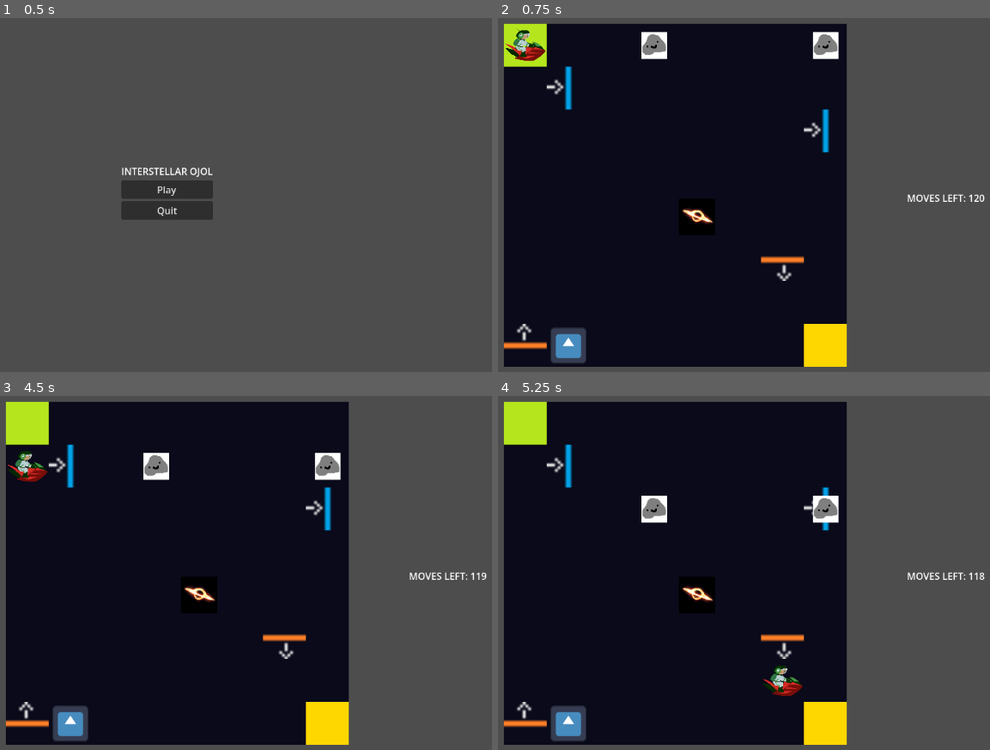
Above: before the commit, frames 1-4 (two rows, left to right).
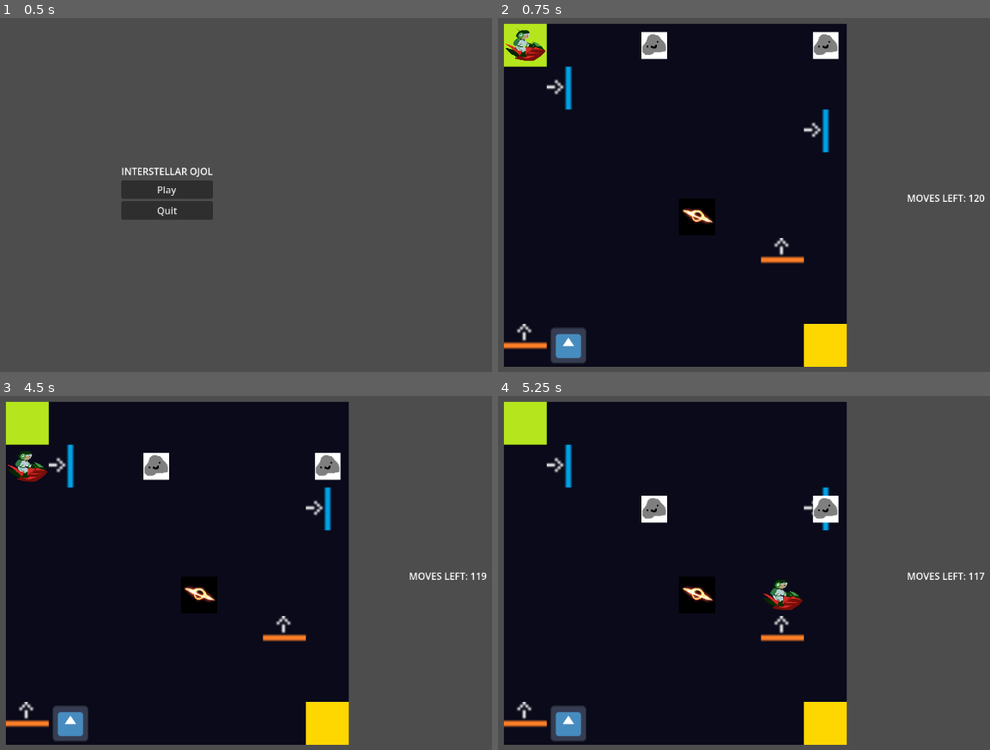
Above: after the commit, the same moments.

Repository: XilefEel/gameseed-2026
Game: Godot game, scene res://scenes/MainMenu.tscn
Same seed, same stepped clock (60 frames per second), same inputs: the game is played once before the commit and once after it. The engine's default icon, where the game draws it, is replaced by a stand-in: a white triangle on a blue panel in a dark square.
Inputs:
- Up to frame 1 (0.5 s): no input
- Up to frame 2 (0.75 s): click "Play" at 0.5 s
- Up to frame 3 (4.5 s): tap Enter at 1.25, 2.75, 4.25 s; hold Shift 1.28-2.03 s; hold Up (ui_up) 1.28-2.78 s; tap Space at 2, 3.5 s; tap Shift at 2.1, 3.6 s; hold Shift 2.78-3.53 s; hold Left (ui_left) 2.78-4.28 s; hold Down (ui_down) from 4.28 s (still down); hold Shift from 4.28 s (still down)
- Up to frame 4 (5.25 s): tap Space at 5 s; release Down (ui_down) at 5.03 s; release Shift at 5.03 s; hold Right (ui_right) from 5.03 s (still down); tap Shift at 5.1 s

Frame 1 is identical in both runs. In frame 2, 0.1% of the frame differs, in the area x 56-60%, y 62-75%; in frame 3, 0.1%; in frame 4, 0.9%, in the area x 53-99%, y 49-85%.

Commit message:
added dash through portal mechanic

Diff:
--- a/scripts/menu/grid.gd
+++ b/scripts/menu/grid.gd
@@ -16,10 +16,10 @@
 var end_cell := Vector2i(7, 7)
 
 var portals := {
-    Vector2i(1, 1): {
+	Vector2i(1, 1): {
 		"exit": Vector2i(6, 5),
 		"dir": Vector2i.RIGHT,
-		"exit_dir": Vector2i.DOWN
+		"exit_dir": Vector2i.UP
 	},
 	Vector2i(7, 2): {
 		"exit": Vector2i(0, 7),
--- a/scripts/player/player_movement.gd
+++ b/scripts/player/player_movement.gd
@@ -30,14 +30,7 @@
 
 
 	if grid.is_portal(next) and grid.get_portal(next)["dir"] == dir:
-		var portal = grid.get_portal(next)
-		var landing = portal["exit"] + portal["exit_dir"]
-
-		if not grid.is_in_bounds(landing) or grid.is_debris(landing) or grid.is_house(landing):
-			return
-
-		player.current_cell = landing
-		player.position = grid.map_to_local(landing)
+		move_through_portal()
 	else:
 		await move_to_cell(player.current_cell)
 
@@ -79,6 +72,17 @@
 	player.is_moving = false
 
 
+func move_through_portal() -> void:
+	var portal = grid.get_portal(player.current_cell)
+	var landing = portal["exit"] + portal["exit_dir"]
+
+	if not grid.is_in_bounds(landing) or grid.is_debris(landing) or grid.is_house(landing):
+		return
+
+	player.current_cell = landing
+	player.position = grid.map_to_local(landing)
+
+
 func try_consume_move() -> bool:
 	var cost = 2 if hazards.is_in_yellow_zone(player.current_cell) else 1
 	if player.moves_left < cost:
@@ -110,9 +114,27 @@
 				found_blackhole = true
 				break
 
+	var used_portal := false
+
 	if curve == Vector2i.ZERO:
+		var current_dir = dir
+		var current_pos = player.current_cell
+
 		for i in range(1, dash_length + 1):
-			dash_path.append(player.current_cell + dir * i)
+			var next_cell = current_pos + current_dir
+
+			if grid.is_portal(next_cell) and grid.get_portal(next_cell)["dir"] == current_dir:
+				var portal = grid.get_portal(next_cell)
+				var landing = portal["exit"] + portal["exit_dir"]
+
+				dash_path.append(landing)
+				current_pos = landing
+				current_dir = portal["exit_dir"]
+
+				used_portal = true
+			else:
+				dash_path.append(next_cell)
+				current_pos = next_cell
 	else:
 		if dash_length == 2:
 			dash_path = [
@@ -144,7 +166,11 @@
 			await hazards.game_over()
 			return
 
-	await move_to_cell(dash_path[-1])
+	if used_portal:
+		player.current_cell = dash_path[-1]
+		player.position = grid.map_to_local(dash_path[-1])
+	else:
+		await move_to_cell(dash_path[-1])
 
 	var behind = start_cell - dir
 
